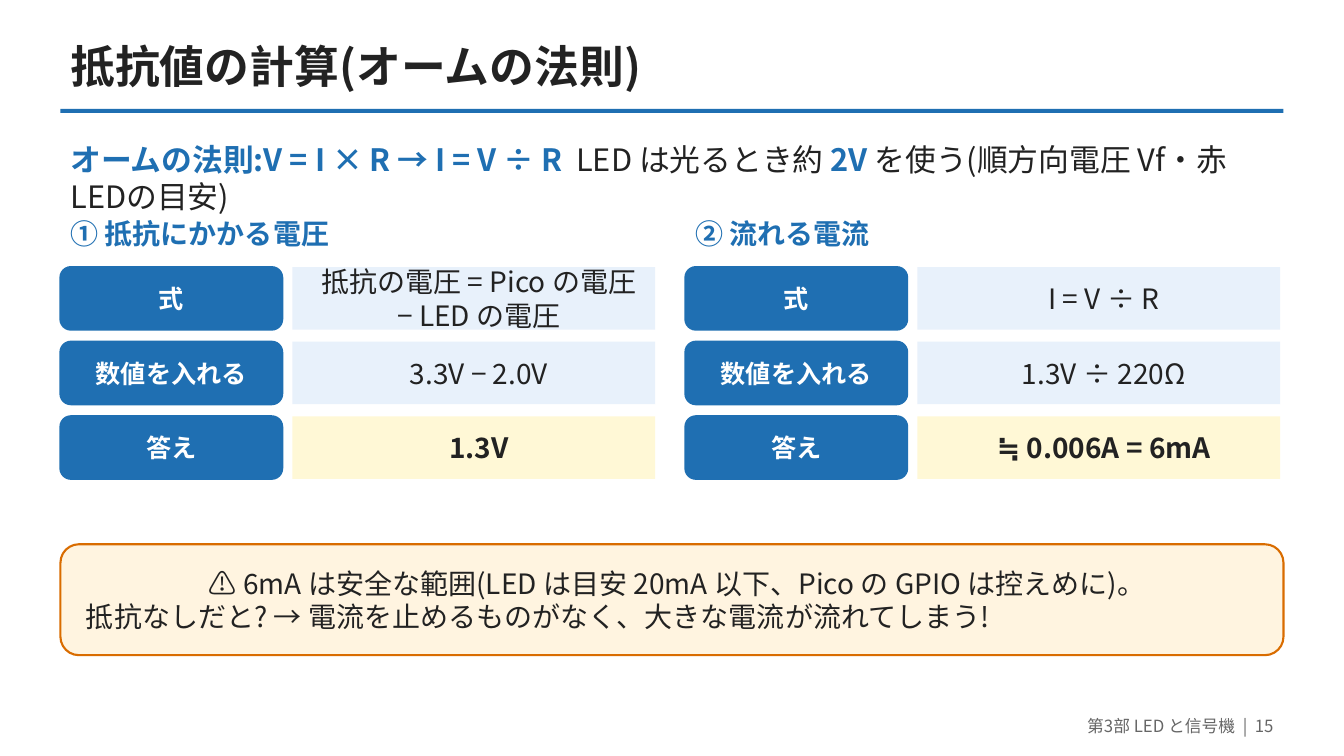
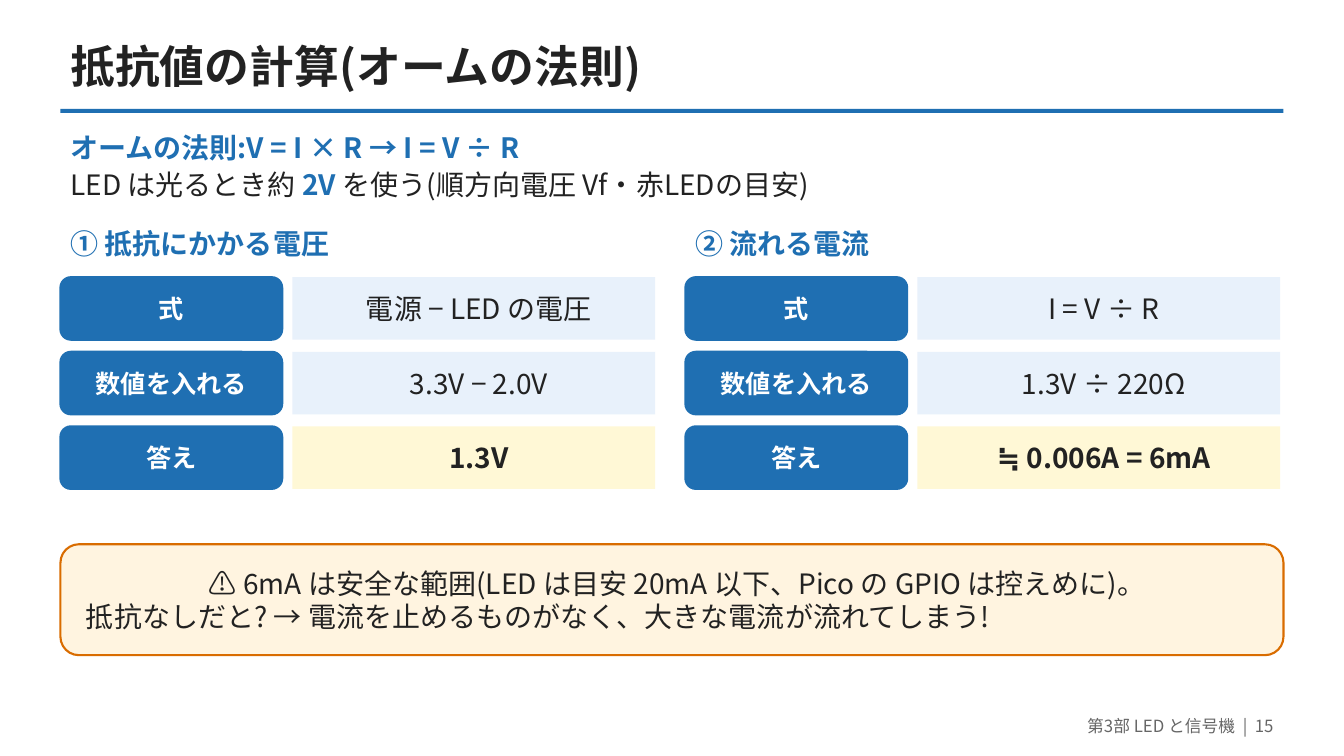
Before and after one commit to yuracode/isiot, a slide deck: slide 15 of slides/pico_sensor_intro.pptx. Drawn at 1344x756 pixels with LibreOffice and Linux fonts; fonts in the diff are those of the drawing. Boxes give left, top, right and bottom in pixels: in the first picture for what was removed or moved away, otherwise in the second. Text is boxed around its words. In the diff, an @@ line names an element or a change of style, - is before the commit and + after.

```diff
--- a/slides/pico_sensor_intro.pptx
+++ b/slides/pico_sensor_intro.pptx
@@ text at box(70, 134, 809, 201): text changed; size 22 to 20 pt @@
-オームの法則:V = I × R → I = V ÷ R LED は光るとき約 2V を使う(順方向電圧 Vf・赤LEDの目安)
+オームの法則:V = I × R → I = V ÷ R
+LED は光るとき約 2V を使う(順方向電圧 Vf・赤LEDの目安)
@@ 6 rounded rectangles, 6 rectangles, 2 texts: place and size @@
-6 rounded rectangles, 6 rectangles, 2 texts at box(60, 220, 1280, 479)
+6 rounded rectangles, 6 rectangles, 2 texts at box(60, 230, 1280, 489)
@@ text in rectangle at box(366, 296, 592, 322): text changed @@
-抵抗の電圧 = Pico の電圧 − LED の電圧
+電源 − LED の電圧
```
Also in this commit, not shown: 20 other slides changed, 2 other files.
